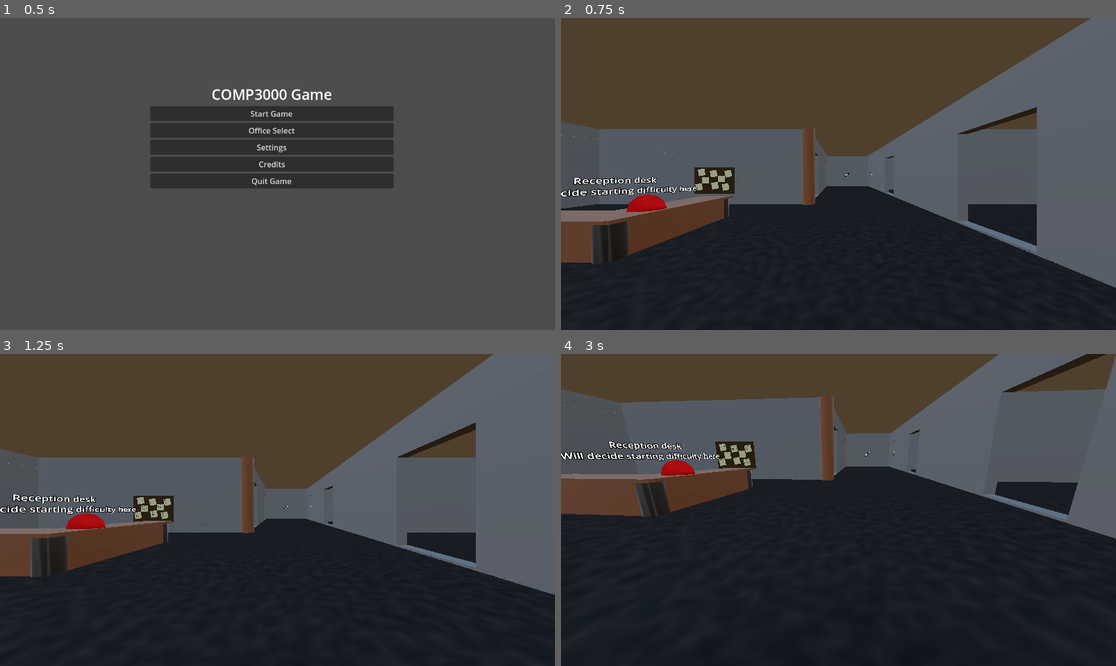
Above: before the commit, frames 1-4 (two rows, left to right).
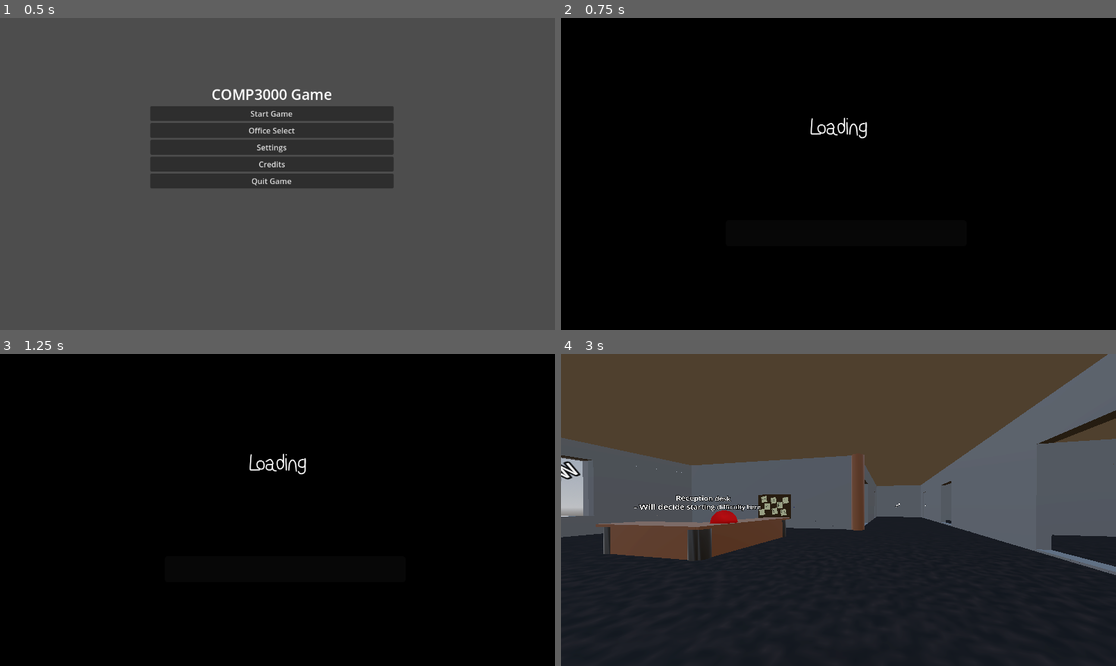
Above: after the commit, the same moments.

Repository: gingeapple182/COMP3000
Game: Godot game, scene res://Scenes/landing_menu.tscn
The game is run twice, just before and just after one commit, with the same random seed, the same clock (stepped at 60 frames per second) and the same inputs.
Inputs (mouse positions are in pixels of both pictures, inside the frame that each line leads up to):
- Up to frame 1 (0.5 s): no input
- Up to frame 2 (0.75 s): click "Start Game" at 0.5 s
- Up to frame 3 (1.25 s): no input
- Up to frame 4 (3 s): click (832, 450) at 1.25 s, where only the run after the commit has a clickable "Start Game"; tap Enter (ui_accept) at 2, 2.27, 2.75 s; move the mouse to (866, 510) at 2.02 s; hold Up (ui_up) from 2.03 s (still down); tap ` (freefly) at 2.1 s; click (866, 510) at 2.17 s; move the mouse to (810, 510) at 2.77 s; tap F (interact) at 2.85 s

Frame 1 is identical in both runs. In frame 2, 100% of the frame differs, in the area x 0-100%, y 0-100%; in frame 3, 100%; in frame 4, 36%.

Commit message:
Prototype - Load screen
New files:
load_screen.tscn
- Simple load screen visual
- Shows to cover scene transitions

Updated:
GameManager.gd:
- Reorganised for clarity
- Removed redundant function
- Updated to handle load screen

Diff:
--- /dev/null
+++ b/Resources/default_theme.tres
@@ -0,0 +1,7 @@
+[gd_resource type="Theme" load_steps=2 format=3 uid="uid://c5h5ivvy177xi"]
+
+[ext_resource type="FontFile" uid="uid://bwbipxb1wjho4" path="res://Scenes/Assets/Fonts/AppleStormRg.otf" id="1_hfor6"]
+
+[resource]
+default_font = ExtResource("1_hfor6")
+default_font_size = 50
--- /dev/null
+++ b/Scenes/Menus/load_screen.tscn
@@ -0,0 +1,42 @@
+[gd_scene load_steps=2 format=3 uid="uid://cyjx3q22dr37s"]
+
+[ext_resource type="Theme" uid="uid://c5h5ivvy177xi" path="res://Resources/default_theme.tres" id="1_w227x"]
+
+[node name="LoadScreen" type="CanvasLayer"]
+layer = 2
+
+[node name="ColorRect" type="ColorRect" parent="."]
+anchors_preset = 15
+anchor_right = 1.0
+anchor_bottom = 1.0
+grow_horizontal = 2
+grow_vertical = 2
+color = Color(0, 0, 0, 1)
+
+[node name="Label" type="Label" parent="."]
+anchors_preset = 5
+anchor_left = 0.5
+anchor_right = 0.5
+offset_left = -37.5
+offset_top = 202.0
+offset_right = 37.5
+offset_bottom = 225.0
+grow_horizontal = 2
+theme = ExtResource("1_w227x")
+text = "Loading"
+
+[node name="ProgressBar" type="ProgressBar" parent="."]
+anchors_preset = 8
+anchor_left = 0.5
+anchor_top = 0.5
+anchor_right = 0.5
+anchor_bottom = 0.5
+offset_left = -234.0
+offset_top = 96.0
+offset_right = 266.0
+offset_bottom = 150.0
+grow_horizontal = 2
+grow_vertical = 2
+theme = ExtResource("1_w227x")
+rounded = true
+show_percentage = false
--- a/Scripts/GameManager.gd
+++ b/Scripts/GameManager.gd
@@ -1,16 +1,24 @@
 extends Node
 
-## Scene dictionary
+@onready var load_screen_scene: PackedScene = preload("res://Scenes/Menus/load_screen.tscn")
+var load_screen: CanvasLayer = null
+
+
+func _ready() -> void:
+	load_screen = load_screen_scene.instantiate()
+	load_screen.visible = false
+	add_child(load_screen)
+
+
+## -- scene chanigng functions -- ##
+
 var scenes:= {
 	"landing_menu": preload("res://Scenes/landing_menu.tscn"),
 	"hub_01": preload("res://Scenes/main.tscn"),
 	"puzzle_board": preload("res://Scenes/puzzle_board.tscn"),
 }
-
 var return_scene: PackedScene
 
-
-## functions
 
 func change_scene(scene_id: String) -> void:
 	if not scenes.has(scene_id):
@@ -18,7 +26,16 @@
 		return
 
 	print("[GameManager] Changing to scene: " + scene_id)
+
+	if load_screen:
+		load_screen.visible = true
+
+	await get_tree().create_timer(1.0).timeout
 	get_tree().change_scene_to_packed(scenes[scene_id])
+	await get_tree().process_frame
+
+	if load_screen:
+		load_screen.visible = false
 
 func set_return_scene_with_id(scene_id: String) -> void:
 	if not scenes.has(scene_id):
@@ -29,10 +46,6 @@
 	print("[GameManager] return_scene set by id: " + scene_id)
 	return
 
-func set_return_scene(scene: PackedScene) -> void:
-	return_scene = scene
-	print("[GameManager] return_scene set to: ", return_scene)
-
 func return_to_scene() -> void:
 	if return_scene == null:
 		push_error("[GameManager] return_scene is NULL")
